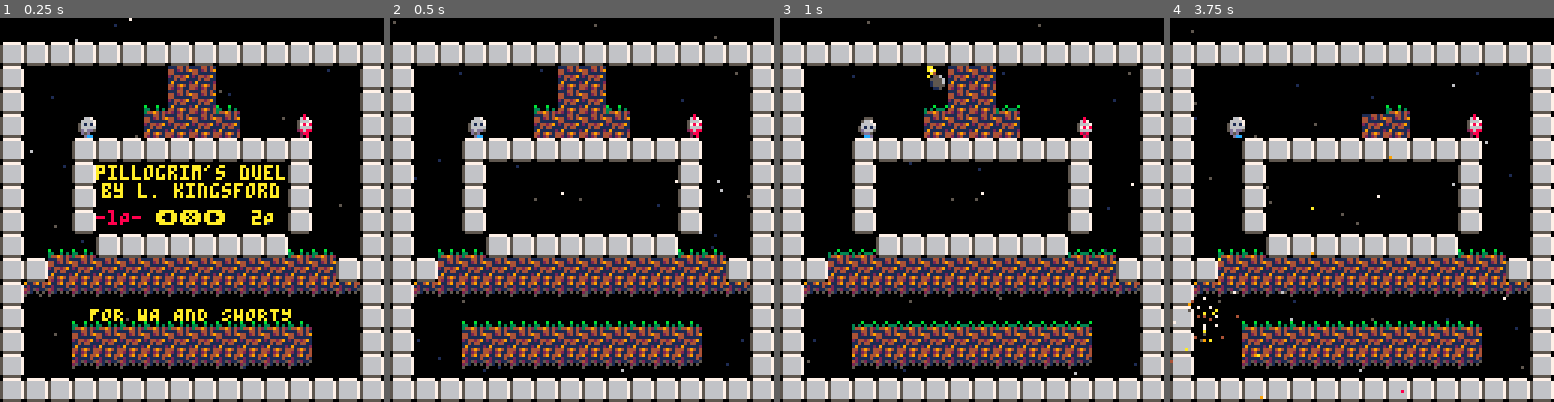
Above: before the commit, frames 1-4 (left to right).
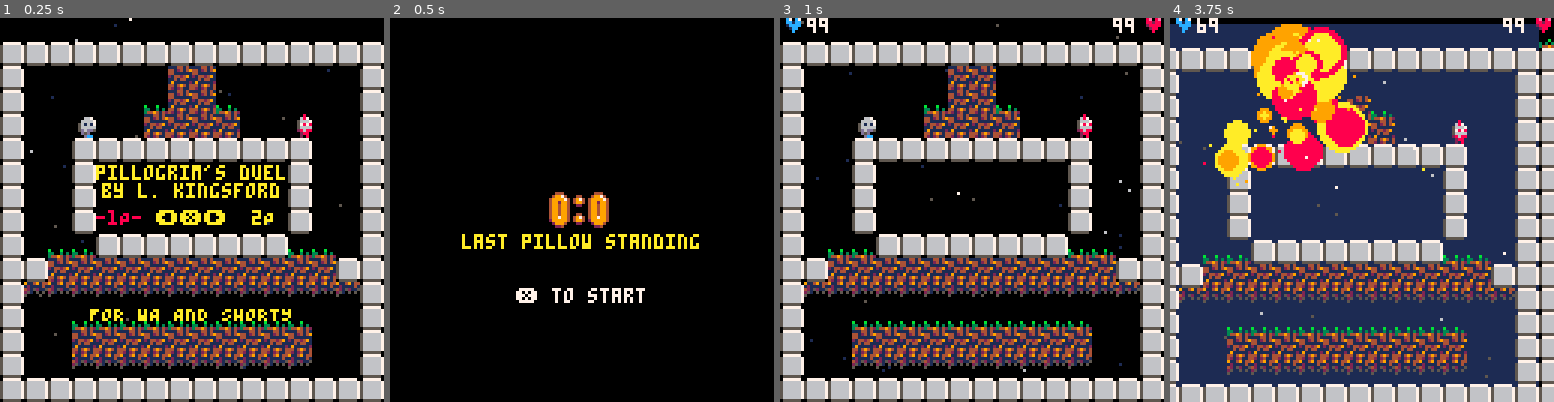
Above: after the commit, the same moments.

Repository: lkingsford/pico8-projects
Game: PICO-8 cartridge plat1.p8
Two runs of this game, one before a commit and one after it. Both use one fixed random seed, a clock stepped at 60 frames per second and the inputs below.
Inputs:
- Up to frame 1 (0.25 s): no input
- Up to frame 2 (0.5 s): tap X (X key) at 0.33 s
- Up to frame 3 (1 s): tap O (Z key) at 0.7 s
- Up to frame 4 (3.75 s): tap X (X key) at 1.07, 1.85, 2.97 s; hold Right 1.6-2.1 s; tap O (Z key) every 0.4 s from 1.7 to 3.7 s; hold Up 2.15-2.42 s; hold Right 2.47-3.03 s; hold Left 3.08-3.58 s; hold Down from 3.63 s (still down)

Frame 1 is identical in both runs. In frame 2, 50% of the frame differs, in the area x 0-100%, y 0-100%; in frame 3, 1.9%; in frame 4, 87%.

Commit message:
Game can now be beaten

Diff:
--- a/plat1.p8
+++ b/plat1.p8
@@ -14,13 +14,15 @@
 	MAP_COUNT = 4
 	ITEMS = {lazgun, launcher, holy_hand_grenade}
 	FIREY_PART_COLORS = {7,8,8,9,9,9,10,10,10,10}
+	MODES = {{text="last pillow standing", init=init_lps, update=update_lps, draw=draw_lps}}
+			 --{text="capture the flag", init=init_captureflag, update=update_captureflag, draw=draw_captureflag}}
+	WIN_SCORE = 5
 end
 
 -->8
 -- menu state
 
 -- The menu sits on top of the game while running
-
 function _draw_menu()
 	_draw_game()
 	center_print("pillogrim's duel", 64, 49, 10)
@@ -37,7 +39,7 @@
 end
 
 function _init_menu()
-	_init_game(0)
+	_init_round(0, {init=none, update=none, draw=none})
 	_draw = _draw_menu
 	_update = _update_menu
 	player_selected = 0
@@ -86,6 +88,11 @@
 	draw_map()
 	draw_actors()
 	draw_fore_parts()
+	camera()
+	draw_round()
+	if round_ended then
+		center_print(round_end_text,64,64,round_end_color)
+	end
 end
 
 function draw_back()
@@ -227,6 +234,14 @@
 	update_actors()
 	update_sounds()
 	update_spawn()
+	if not round_ended then
+		update_round()
+	else
+		round_ended_time += 1
+		if round_ended_time > 90 then
+			_init_roundend(check_gameover())
+		end
+	end
 end
 
 function near_int(x)
@@ -318,6 +333,7 @@
 						a.dy = 0
 						a.recent_thrower = i
 						a.throw_time = 45
+						i.hp -= a.hit_damage
 					end
 				end
 			end
@@ -476,6 +492,10 @@
 
 function none(actor)
 	-- Do nothing
+end
+
+function exploded(actor, exploded_by)
+	actor.hp -= exploded_by.explosion_damage
 end
 
 function check_collide_p(x,y)
@@ -579,11 +599,14 @@
 	a.weight = 1
 	a.jumps = 0
 	a.gravity = true
+	a.hp = 0
+	a.exploded = exploded
+	a.explosion_damage = 10
+	a.hit_damage = 1
 	return a
 end
 
 function load_map(map_id)
-	printh("loading map" .. map_id)
 	-- Copy map_id from rom into map in ram
 	-- Left top corner
 	crate_spawns = {}
@@ -619,35 +642,36 @@
 end
 
 function start_game(p)
-	_init_game()
 	if player_selected == 0 then
 		-- 1p
 		-- Player who pushed start is the player
-		p0.player = p
-		p1.player = -1
+		p0_player = p
+		p1_player = -1
 	else
 		-- 2p
-		p0.player = 0
-		p1.player = 1
-	end
-	_draw = _draw_game
-	_update = _update_game
-end
-
-function _init_game(map)
-	_init_round(map)
+		p0_player = 0
+		p1_player = 1
+	end
+	_init_game()
+	_init_roundend()
+end
+
+function _init_game()
 	p0_score = 0
 	p1_score = 0
-end
-
-function _init_round(map)
+	_init_roundend()
+end
+
+function _init_round(map, mode, take_state)
 	p0 = new_actor(2, player)
 	p0.knocked = 0
-	actors={p0}
+	p0.player = p0_player
 
 	p1 = new_actor(18, player)
 	p1.knocked = 0
-	add(actors, p1)
+	p1.player = p1_player
+
+	actors={p0,p1}
 
 	anim_t = 8
 	anim_f = 0
@@ -661,6 +685,99 @@
 	last_walkers = 0
 	next_spawn = 90 -- Wait a few seconds before spawning any items
 	spawns = {}
+
+	mode.init()
+	update_round = mode.update
+	draw_round = mode.draw
+
+	round_ended = false
+
+	if take_state then
+		_update = _update_game
+		_draw = _draw_game
+	end
+end
+
+function round_end(winner)
+	round_ended_time = 0
+	if winner == -1 then
+		round_ended = true
+		round_end_text = "mutual destruction"
+		round_end_color = 7
+		del(actors, p0)
+		del(actors, p1)
+	elseif winner == 0 then
+		round_ended = true
+		round_end_text = "point to the punk"
+		round_end_color = 8
+		p1_score += 1
+		del(actors, p0)
+	else
+		round_ended = true
+		round_end_text = "point to pillowgrim"
+		round_end_color = 12
+		p0_score += 1
+		del(actors, p1)
+	end
+end
+
+function check_gameover()
+	if p0_score >= WIN_SCORE and p1_score <= WIN_SCORE then
+		return true
+	elseif p0_score >= WIN_SCORE then
+		return true
+	elseif p1_score >= WIN_SCORE then
+		return true
+	else
+		return false
+	end
+end
+
+-->8
+-- types of round
+
+-- last pillow standing
+
+function init_lps()
+	p0.hp = 99
+	p1.hp = 99
+end
+
+function update_lps()
+	if p0.hp <= 0 and p1.hp <= 0 then
+		round_end(-1)
+	elseif p0.hp <= 0 then
+		round_end(0)
+	elseif p1.hp <= 0 then
+		round_end(1)
+	end
+end
+
+function hp_color(hp)
+	if hp > 30 then return 7
+	elseif hp > 20 then return 10
+	elseif hp > 10 then return 9
+	else return 8 end
+end
+
+function draw_lps()
+	print(p0.hp,9,0,hp_color(p0.hp))
+	print(p1.hp,119-#tostring(p1.hp)*4,0,hp_color(p1.hp))
+	spr(65,0,0)
+	spr(64,120,0)
+	if round_ended then
+	end
+end
+
+-- capture the flag
+
+function init_captureflag()
+end
+
+function update_captureflag()
+end
+
+function draw_captureflag()
 end
 
 -->8
@@ -691,6 +808,46 @@
 	end
 end
 
+function _update_roundend()
+	for p = 0,1 do
+		if btnp(5,p) or btnp(4,p) then
+			if not game_over then
+				_init_round(nil, next_round, true)
+			else
+				_init_menu()
+			end
+			return
+		end
+	end
+end
+
+function _draw_roundend()
+	cls()
+	draw_score()
+	if game_over then
+		if p0_score > p1_score then
+			center_print("pillogrim wins", 64, 72, 12)
+		elseif p1_score > p0_score then
+			center_print("the punk wins", 64, 72, 8)
+		else
+			center_print("draw?!?", 64, 72, 7)
+		end
+		return
+	end
+
+	center_print(next_round.text, 64, 72, 10)
+	center_print("❎ to start",64,90,7)
+end
+
+function _init_roundend(_game_over)
+	_update = _update_roundend
+	_draw = _draw_roundend
+	game_over = _game_over
+	if not game_over then
+		next_round = rnd(MODES)
+	end
+end
+
 -->8
 --items
 function bomb()
@@ -701,8 +858,9 @@
 	b.t_per_wick = b.t/#b.wick
 	b.t_next_wick = b.t_per_wick
 	b.r = 2.5
-	b.exploded = exploded
+	b.explosion_damage = 10
 	b.weight=1
+	b.exploded = bomb_exploded
 	return b
 end
 
@@ -722,15 +880,14 @@
 	end
 end
 
-
-function exploded(b)
-	if b.held_by then
-		drop_item(b.held_by)
+function bomb_exploded(actor)
+	if actor.held_by then
+		drop_item(actor.held_by)
 	end
 	-- Make bomb explode just a frame after the one next to it doees
-	b.dy += rnd(0.5)
-	b.dx += rnd(0.5)
-	b.t = 3
+	actor.dy += rnd(0.5)
+	actor.dx += rnd(0.5)
+	actor.t = 3
 end
 
 function explode(b)
@@ -758,7 +915,7 @@
 			a.dx += cos(btheta) * v + b.extra_hit_dx
 			a.dy += sin(btheta) * v + b.extra_hit_dy
 			if a.exploded then
-				a.exploded(a)
+				a.exploded(a, b)
 			end
 			if a.knocked >= 0 then
 				a.knocked = 30 -- Knocked out if boomed
@@ -926,6 +1083,7 @@
 	i.logic = missile_update
 	i.gravity = false
 	i.collide = explode
+	i.explosion_damage = 10
 	add(actors, i)
 end
 
@@ -975,6 +1133,7 @@
 		i.logic = laser_logic
 		i.gravity = false
 		i.t = 5
+		i.explosion_damage = 15
 		add(actors, i)
 		still_going = ix < 128 and ix > 0 and not fget(mget(flr(ix/8),flr(i.y)/8),1)
 	end
@@ -1020,14 +1179,14 @@
 00000000000000000000000000000000000000000000000000000000000000000000000000000000000000000000000000000000000000000000000000000000
 00000000000000000000000000000000000000000000000000000000000000000000000000000000000000000000000000000000000000000000000000000000
 00000000000000000000000000000000000000000000000000000000000000000000000000000000000000000000000000000000000000000000000000000000
-00000000000000000000000000000000000000000000900000008000000000000000000000000000000000000000000000000000000000000000000000000000
-0e000e00060006000000000000000000064999460009990000088800000000000000000000000000000000000000000000000000000000000000000000000000
-28e028e01c601c600000000000000000045444540000900000008000000000000000000000000000000000000000000000000000000000000000000000000000
-88828880ccc1ccc000055600000e77000949494900049600000e8700000000000000000000000000000000000000000000000000000000000000000000000000
-088888000ccccc00005555600088ee7009449449004444600088ee70000000000000000000000000000000000000000000000000000000000000000000000000
-0288820001ccc1000015556000288870095949590014446000288870000000000000000000000000000000000000000000000000000000000000000000000000
-00288000001cc00000155550002888e00494449400144440002888e0000000000000000000000000000000000000000000000000000000000000000000000000
-00020000000100000001150000022e00065555560001140000022e00000000000000000000000000000000000000000000000000000000000000000000000000
+008e08e000c70c700000000000000000000000000000900000008000000000000000000000000000000000000000000000000000000000000000000000000000
+0088288000cc1cc00000000000000000064999460009990000088800000000000000000000000000000000000000000000000000000000000000000000000000
+00288880001cccc00000000000000000045444540000900000008000000000000000000000000000000000000000000000000000000000000000000000000000
+000288000001cc0000055600000e77000949494900049600000e8700000000000000000000000000000000000000000000000000000000000000000000000000
+000080000000c000005555600088ee7009449449004444600088ee70000000000000000000000000000000000000000000000000000000000000000000000000
+00000000000000000015556000288870095949590014446000288870000000000000000000000000000000000000000000000000000000000000000000000000
+000000000000000000155550002888e00494449400144440002888e0000000000000000000000000000000000000000000000000000000000000000000000000
+00000000000000000001150000022e00065555560001140000022e00000000000000000000000000000000000000000000000000000000000000000000000000
 0000000000000000000000000000c000000000000000000000000000000000000000000000000000000000000000000000000000000000000000000000000000
 0007c07000c07c000007c0000007c070000000000000000000000000000000000000000000000000000000000000000000000000000000000000000000000000
 0000000c070000c000c0c00000c0c00c000000000000000000000000000000000bb0000300000000000000000000000000000000000000000000000000000000
Not shown, changed: carts/plat1.p8.png
